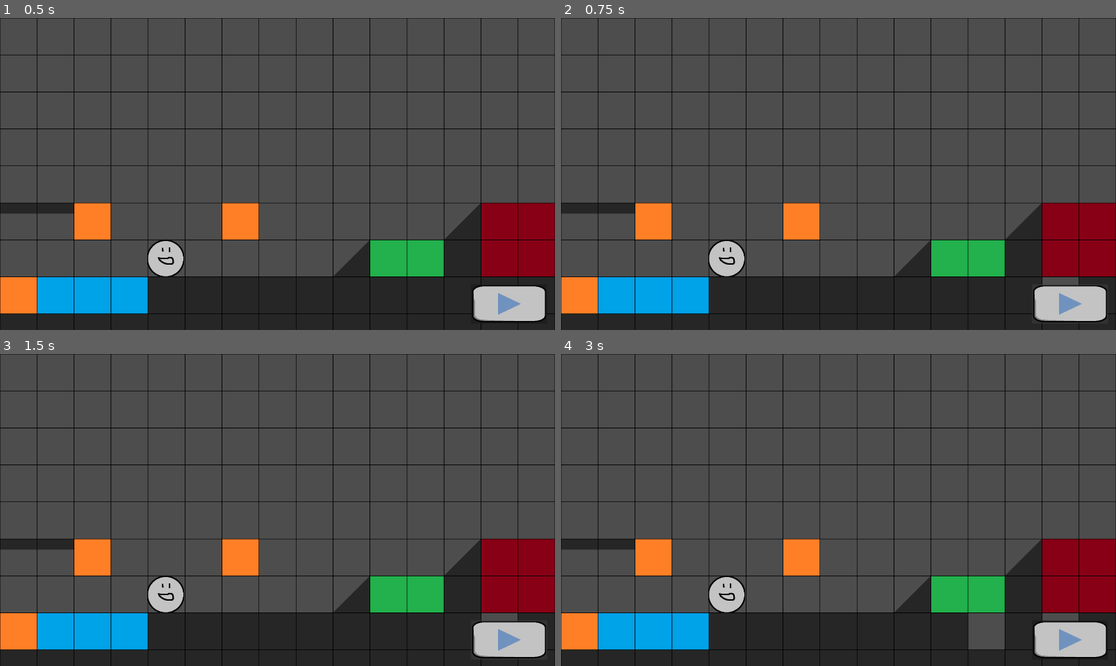
Above: before the commit, frames 1-4 (two rows, left to right).
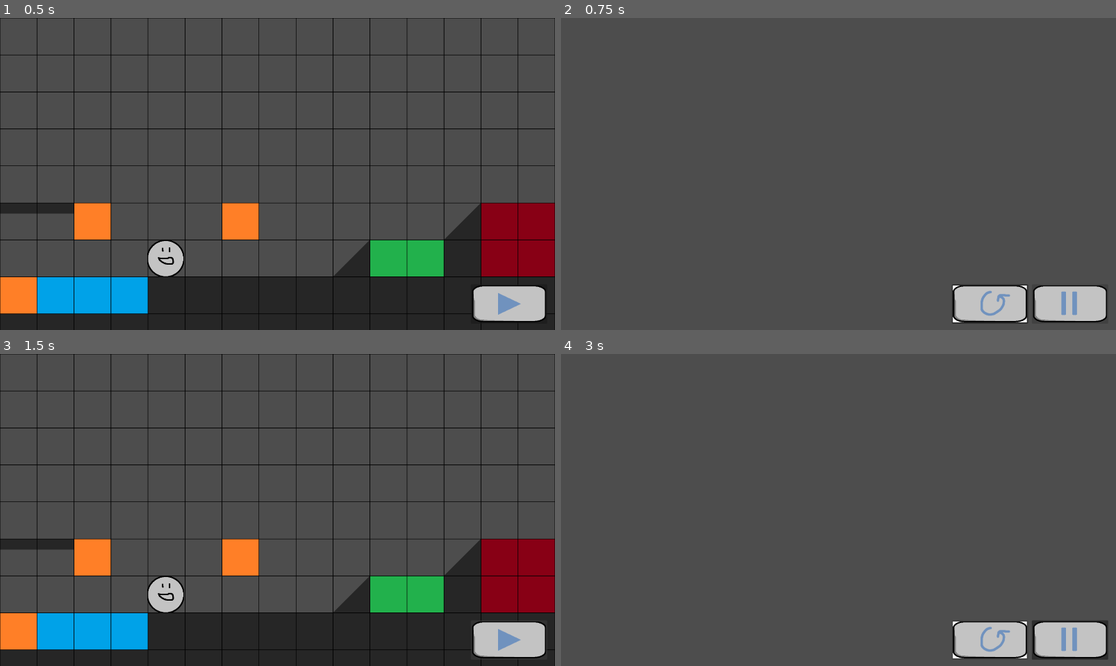
Above: after the commit, the same moments.

Repository: superwhack/levelsmith-platformer
Game: Godot game, scene res://Scenes/node_2d.tscn
The game is run twice, just before and just after one commit, with the same random seed, the same clock (stepped at 60 frames per second) and the same inputs.
Inputs (mouse positions are in pixels of both pictures, inside the frame that each line leads up to):
- Up to frame 1 (0.5 s): no input
- Up to frame 2 (0.75 s): click (1071, 305) at 0.52 s
- Up to frame 3 (1.5 s): click (510, 641) at 1.27 s
- Up to frame 4 (3 s): click (1071, 641) at 2.02 s; click (988, 641) at 2.77 s

Frame 1 is identical in both runs. In frame 2, 27% of the frame differs, in the area x 0-100%, y 0-100%; in frame 3, 0.1%; in frame 4, 27%.

Commit message:
Play button and edit button functionality in place

Diff:
--- a/levelsmith-platformer/Scenes/node_2d.tscn
+++ b/levelsmith-platformer/Scenes/node_2d.tscn
@@ -167,7 +167,7 @@
 [node name="TileMapLayerPreview" type="TileMapLayer" parent="." unique_id=1230982405]
 tile_set = SubResource("TileSet_d2bti")
 
-[node name="Button" type="Button" parent="." unique_id=364615641]
+[node name="PlayButton" type="Button" parent="." unique_id=364615641]
 offset_left = 1629.0
 offset_top = 922.0
 offset_right = 1893.0
@@ -175,3 +175,5 @@
 action_mode = 0
 icon = ExtResource("14_xiv05")
 script = ExtResource("15_uybdb")
+
+[connection signal="pressed" from="PlayButton" to="MasterManager" method="Play"]
--- /dev/null
+++ b/levelsmith-platformer/Scenes/play_scene.tscn
@@ -0,0 +1,31 @@
+[gd_scene format=3 uid="uid://bovucbco7l14c"]
+
+[ext_resource type="Script" uid="uid://bl06idiv62yg6" path="res://Scripts/MasterManager.gd" id="1_r3hl1"]
+[ext_resource type="Texture2D" uid="uid://bhcwugkxroj6k" path="res://Assets/Sprites/UI/pause.png" id="2_1sdb3"]
+[ext_resource type="Script" uid="uid://kl326f6vn6r8" path="res://Scripts/SceneSwap.gd" id="3_s0nau"]
+[ext_resource type="Texture2D" uid="uid://vxojf41vtsbg" path="res://Assets/Sprites/UI/reset.png" id="4_s0nau"]
+
+[node name="PlayScene" type="Node2D" unique_id=1980426325]
+
+[node name="MasterManager" type="Node2D" parent="." unique_id=1312191501]
+script = ExtResource("1_r3hl1")
+
+[node name="PauseButton" type="Button" parent="." unique_id=2016045018]
+offset_left = 1629.0
+offset_top = 922.0
+offset_right = 1893.0
+offset_bottom = 1058.0
+action_mode = 0
+icon = ExtResource("2_1sdb3")
+script = ExtResource("3_s0nau")
+
+[node name="ResetButton" type="Button" parent="." unique_id=578432121]
+offset_left = 1352.0
+offset_top = 922.0
+offset_right = 1616.0
+offset_bottom = 1058.0
+action_mode = 0
+icon = ExtResource("4_s0nau")
+script = ExtResource("3_s0nau")
+
+[connection signal="pressed" from="PauseButton" to="MasterManager" method="Edit"]
--- a/levelsmith-platformer/Scripts/EditorManager.gd
+++ b/levelsmith-platformer/Scripts/EditorManager.gd
@@ -39,3 +39,7 @@
 # Change the selected tool to the clicked on tool.
 func change_tool(tool: Global.Tool) -> void:
 	currentTool = tool;
+
+
+func _on_play_button_pressed() -> void:
+	pass # Replace with function body.
--- a/levelsmith-platformer/Scripts/MasterManager.gd
+++ b/levelsmith-platformer/Scripts/MasterManager.gd
@@ -1,13 +1,20 @@
 extends Node2D
 
+# State variable to represent the state the game is currently in
 var state : Global.State = Global.State.PLAY;
 
-# Swap to edit
+## Swap to edit state
 func Edit() -> void:
 	print("Edit")
+	# Update state variable
 	state = Global.State.EDIT;
+	# Change scene to edit scene
+	get_tree().change_scene_to_file("res://Scenes/node_2d.tscn")
 
-# Swap to play
+## Swap to play
 func Play() -> void:
 	print("Play")
+	# Update state variable
 	state = Global.State.PLAY;
+	# Change scene to play
+	get_tree().change_scene_to_file("res://Scenes/play_scene.tscn");
Binary file added: levelsmith-platformer/Assets/Sprites/UI/reset.png
Not shown, added: levelsmith-platformer/Assets/Sprites/UI/reset.png.import
